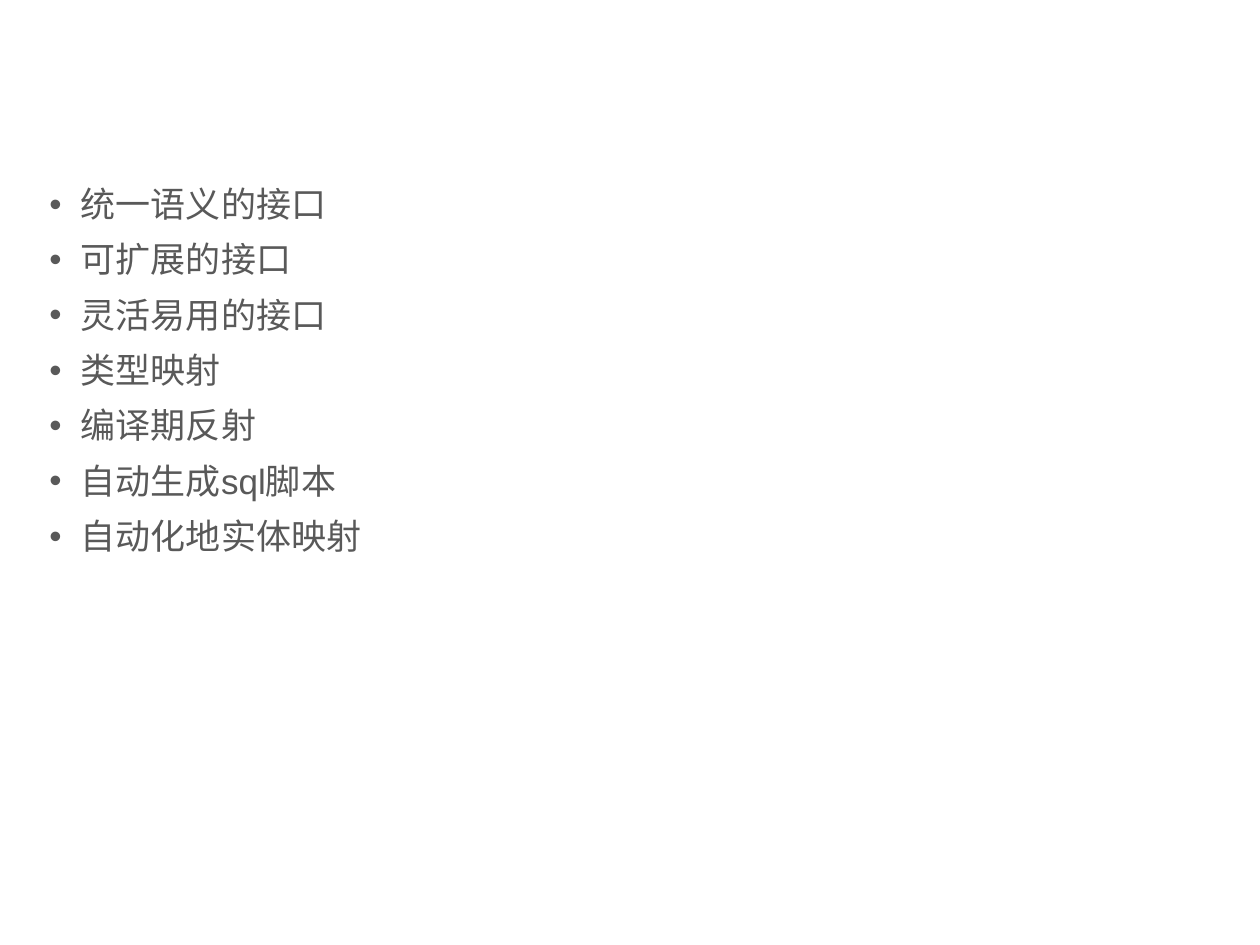
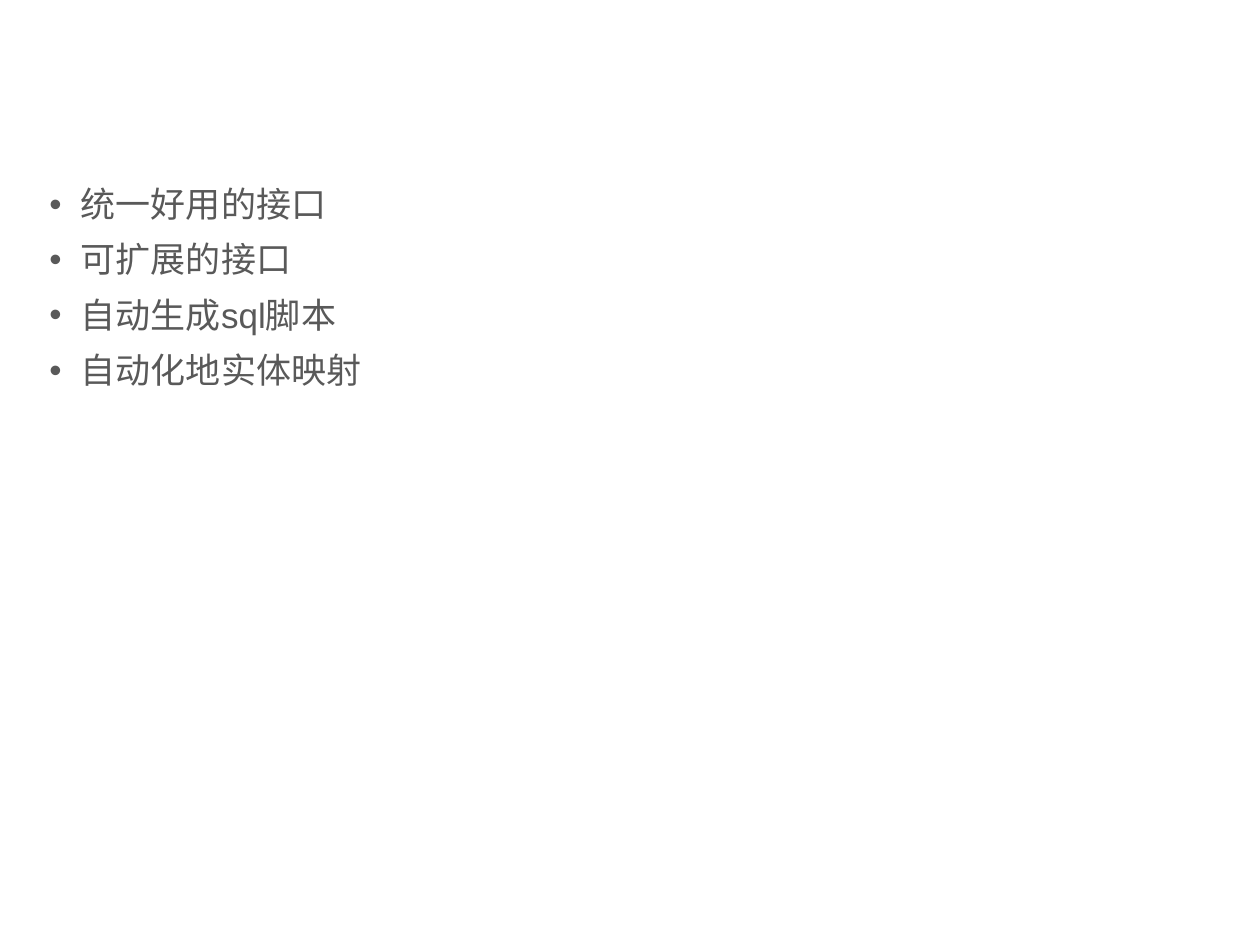
Before and after one commit to qicosmos/cppcon2017, a slide deck: slide 21 of CPP-Summit.pptx. Drawn at 1260x945 pixels with LibreOffice and Linux fonts; fonts in the diff are those of the drawing; background and template pictures are left out. Boxes give left, top, right and bottom in pixels: in the first picture for what was removed or moved away, otherwise in the second. Text is boxed around its words. In the diff, an @@ line names an element or a change of style, - is before the commit and + after.

Commit message:
update

```diff
--- a/CPP-Summit.pptx
+++ b/CPP-Summit.pptx
@@ text at [81,187,326,220]: text changed @@
-• 统一语义的接口
+• 统一好用的接口
@@ text at [81,298,326,441]: paragraphs removed @@
-• 灵活易用的接口
-• 类型映射
-• 编译期反射
```
Also in this commit, not shown: 1 other slide changed, 4 slides added, 2 slides removed.
